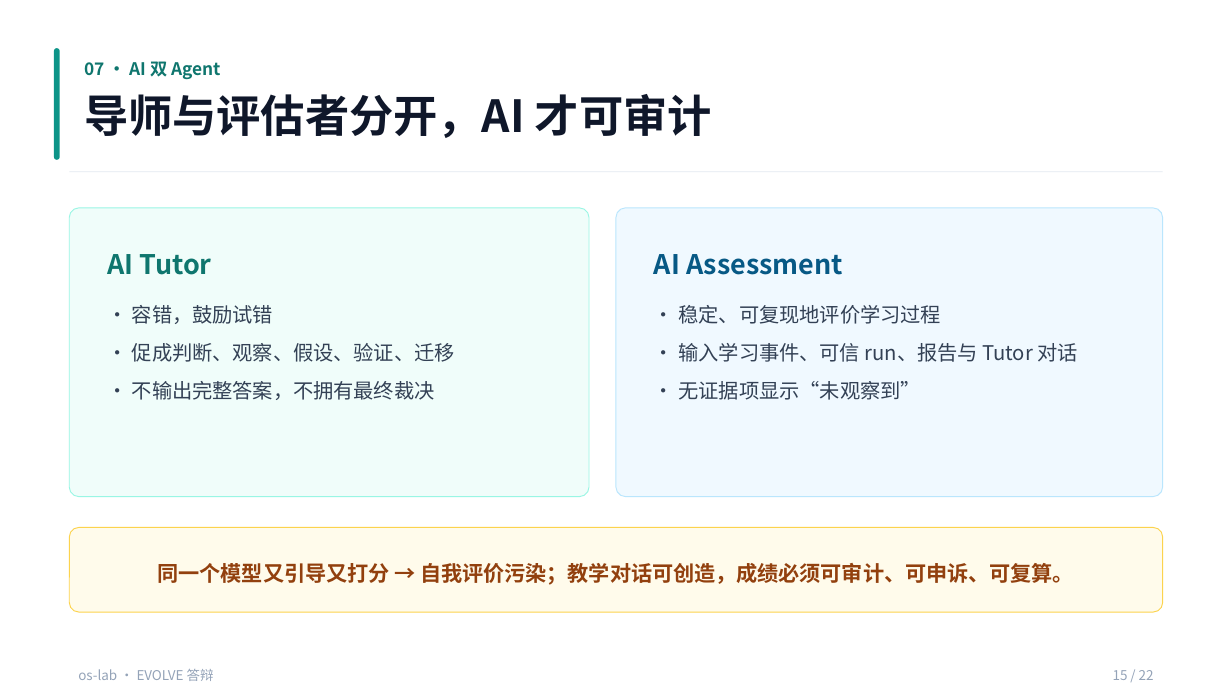
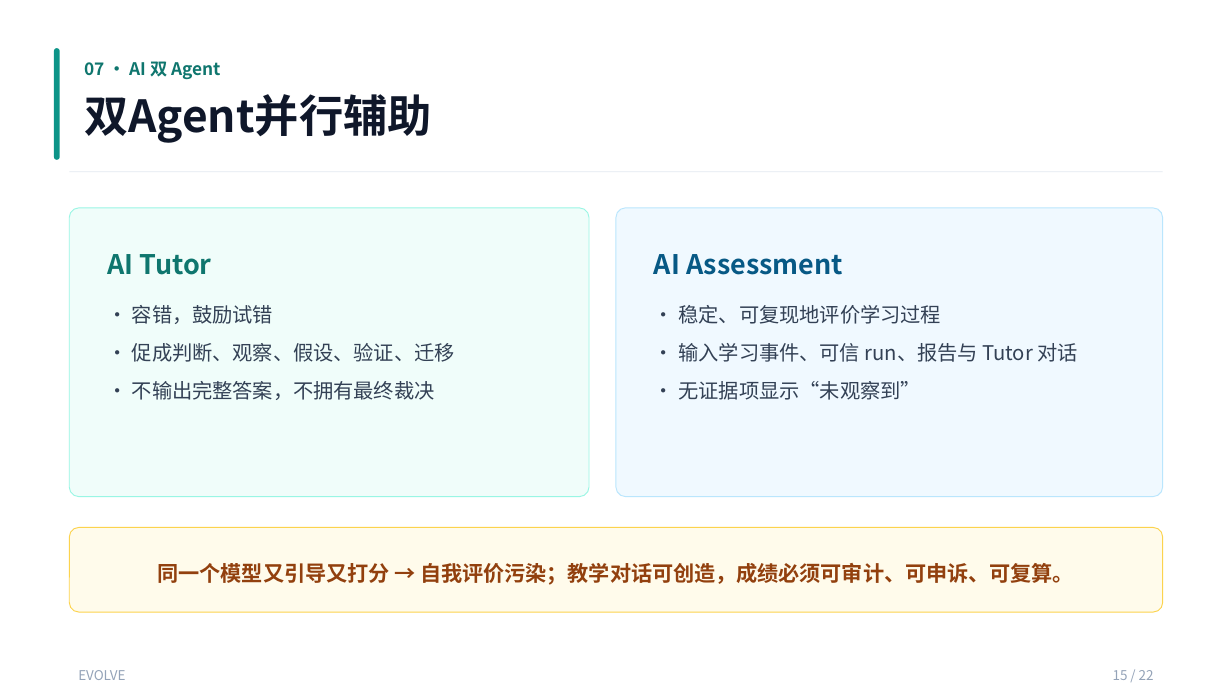
Before and after one commit to AM-SuSh/EVOLVE, a slide deck: slide 15 of 复赛PPT.pptx. Drawn at 1232x693 pixels with LibreOffice and Linux fonts; fonts in the diff are those of the drawing. Boxes give left, top, right and bottom in pixels: in the first picture for what was removed or moved away, otherwise in the second. Text is boxed around its words. In the diff, an @@ line names an element or a change of style, - is before the commit and + after.

```diff
--- a/复赛PPT.pptx
+++ b/复赛PPT.pptx
@@ text at (x1=84, y1=94, x2=431, y2=143): text changed @@
-导师与评估者分开，AI 才可审计
+双Agent并行辅助
@@ text at (x1=78, y1=670, x2=125, y2=680): text changed @@
-os-lab · EVOLVE 答辩
+EVOLVE
```
Also in this commit, not shown: 21 other slides changed, 22 other files.
